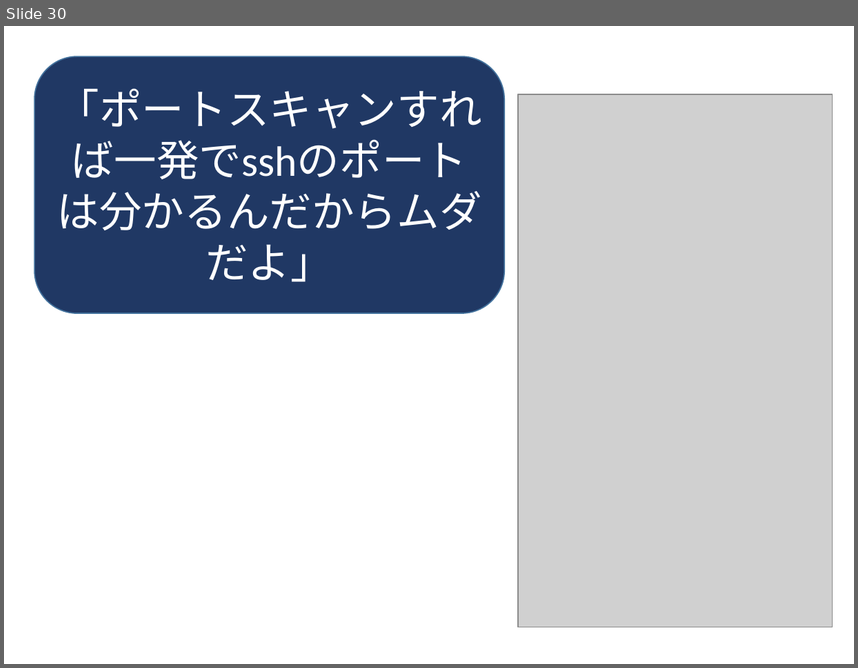
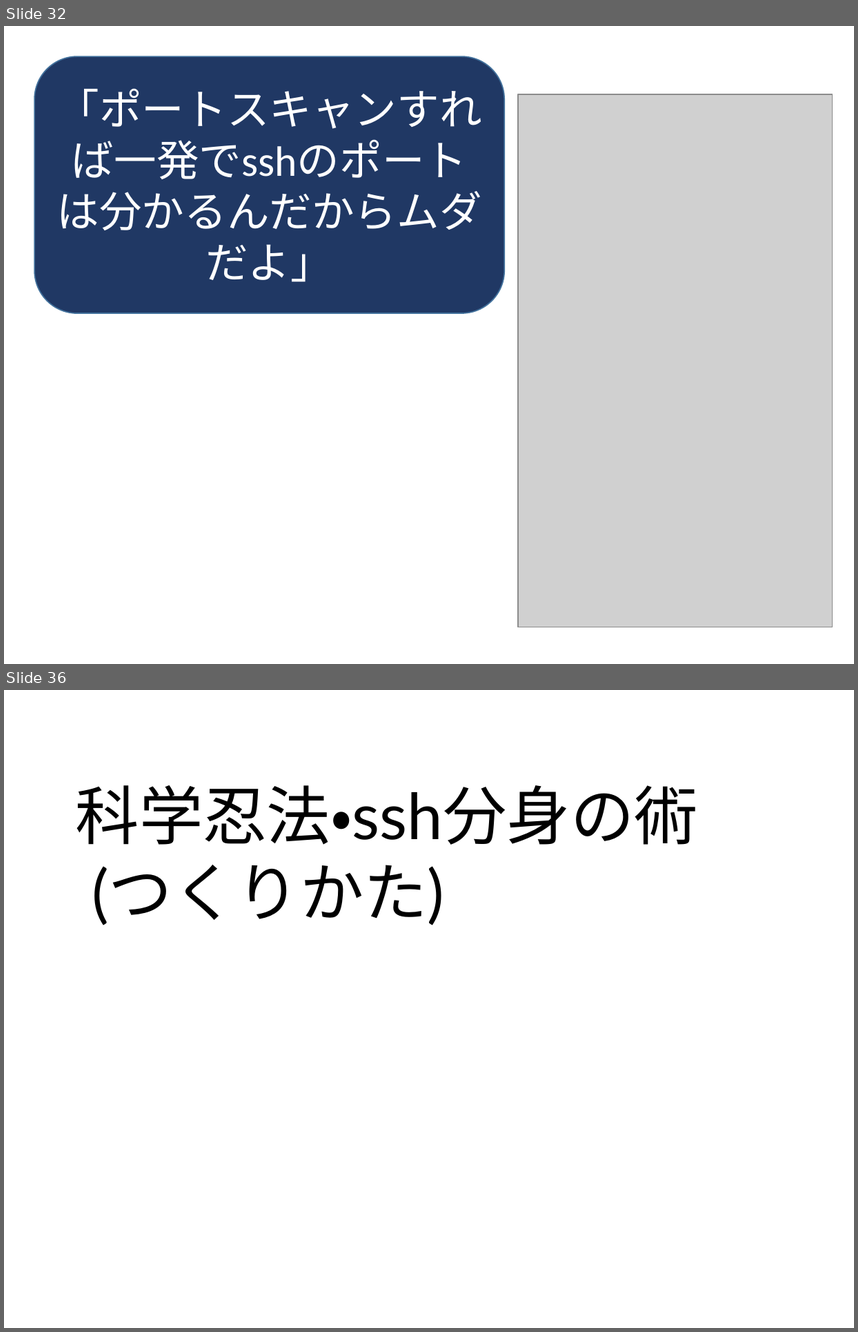
Before and after one commit to ozuma/sumida_sec, a slide deck: 2015-no.2/ppt/00_ozuma.pptx. Shown one above the other, each under a label of ours: slide 30 before the commit, slides 32 and 36 after it; the slides between them are not shown. The pictures are 858x668 and 858x1332 pixels, drawn with LibreOffice and Linux fonts; fonts in the diff are those of the drawing; grey boxes stand for pictures; background and template pictures are left out. Boxes give left, top, right and bottom in pixels: in the first picture for what was removed or moved away, otherwise in the second. Text is boxed around its words. In the diff, an @@ line names an element or a change of style, - is before the commit and + after.

```diff
--- a/2015-no.2/ppt/00_ozuma.pptx
+++ b/2015-no.2/ppt/00_ozuma.pptx
@@ slide 36 added at box(4, 690, 854, 1328), background picture (left out) @@
@@ text added at box(76, 785, 698, 925), 54 pt, text #000000 @@
+科学忍法・ssh分身の術
+(つくりかた)
@@ what was slide 30 is now slide 32 @@
```
Also in this commit, not shown: 7 slides changed, 5 other slides added, 1 other file.
